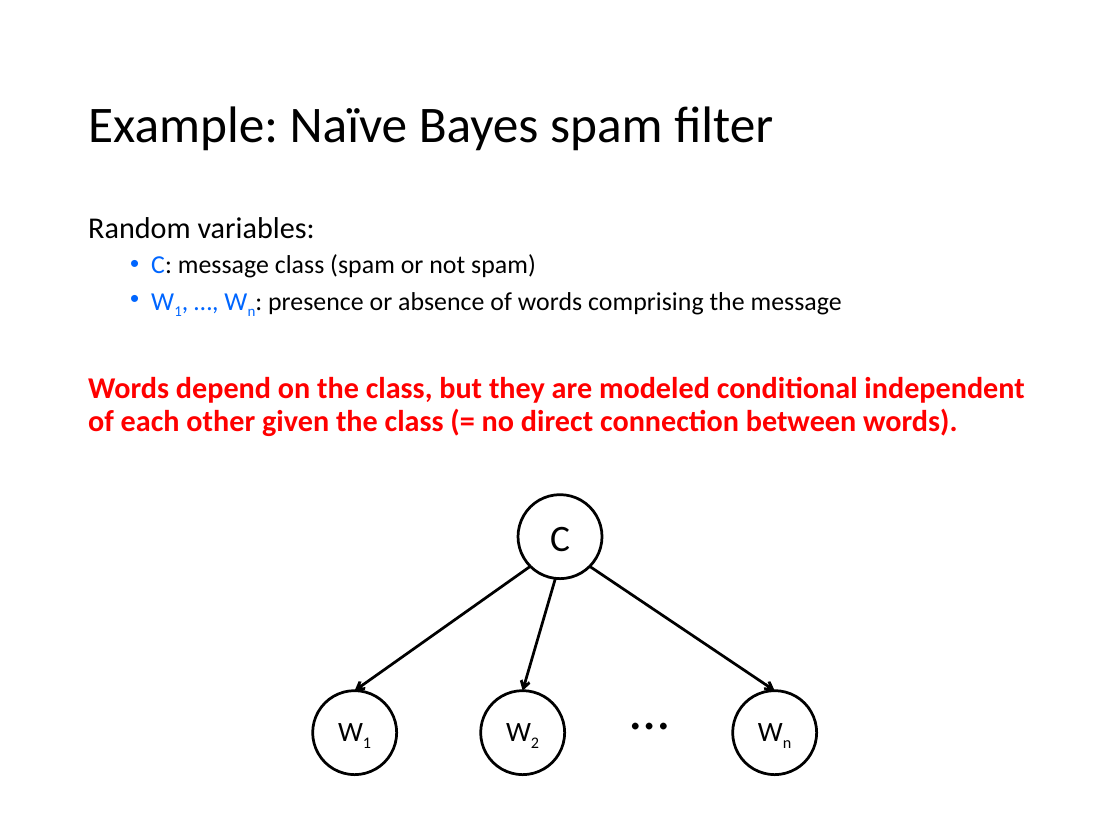
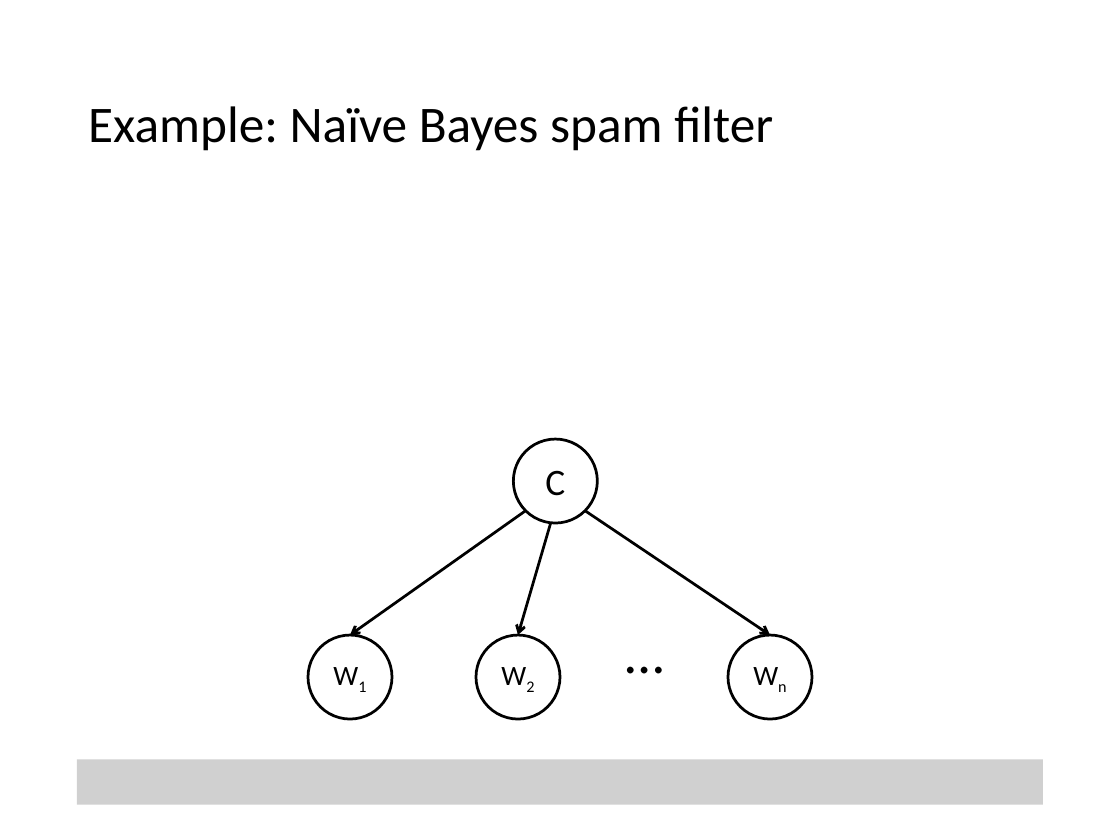
Before and after one commit to mhahsler/CS7320-AI, a slide deck: slide 8 of slides/13_bayes_nets.pptx (slide 6 before the commit). Drawn at 1120x840 pixels with LibreOffice and Linux fonts; fonts in the diff are those of the drawing; grey boxes stand for pictures. Boxes give left, top, right and bottom in pixels: in the first picture for what was removed or moved away, otherwise in the second. Text is boxed around its words. In the diff, an @@ line names an element or a change of style, - is before the commit and + after.

```diff
--- a/slides/13_bayes_nets.pptx
+++ b/slides/13_bayes_nets.pptx
@@ text removed at <box>88,217,1024,436</box> @@
-Random variables:
-  • C: message class (spam or not spam)
-  • W1, …, Wn: presence or absence of words comprising the message
-Words depend on the class, but they are modeled conditional independent of each other given the class (= no direct connection between words).
@@ 4 ellipses, 3 arrows, 1 text: place and size @@
-4 ellipses, 3 arrows, 1 text at <box>312,495,816,775</box>
+4 ellipses, 3 arrows, 1 text at <box>308,439,812,719</box>
@@ picture added at <box>77,759,1043,804</box> @@
```
Also in this commit, not shown: 16 other slides changed, 5 slides added, 2 slides removed, 3 other files.
